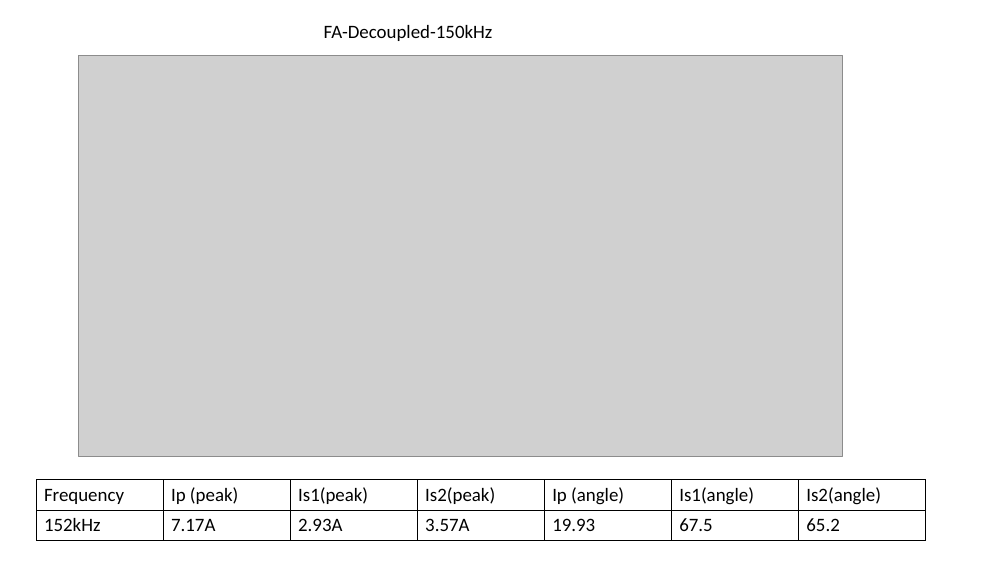
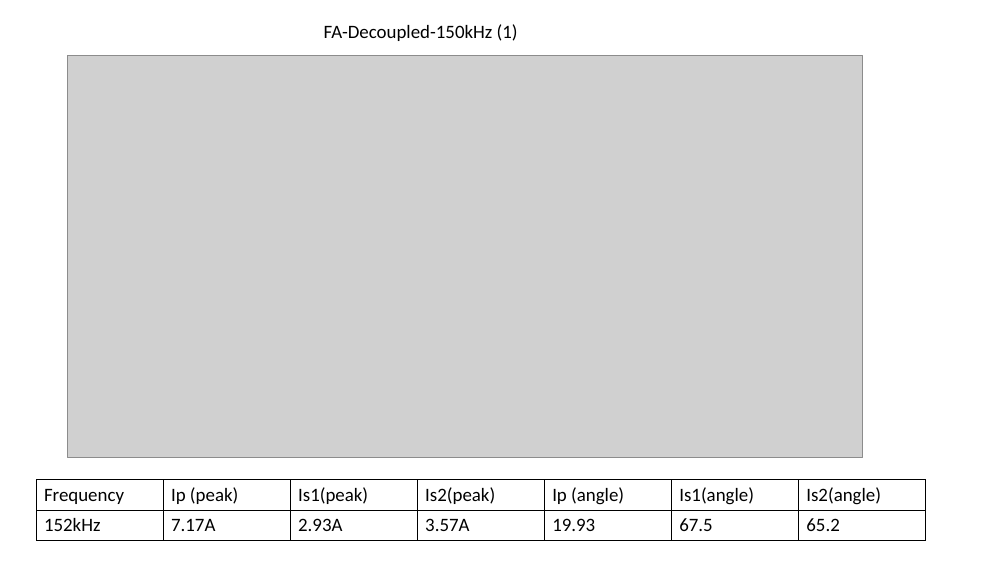
Before and after one commit to EnesAyaz/Studies, a slide deck: slide 8 of Reports/WPT/Test-Data.pptx. Drawn at 1008x567 pixels with LibreOffice and Linux fonts; fonts in the diff are those of the drawing; grey boxes stand for pictures. Boxes give left, top, right and bottom in pixels: in the first picture for what was removed or moved away, otherwise in the second. Text is boxed around its words. In the diff, an @@ line names an element or a change of style, - is before the commit and + after.

```diff
--- a/Reports/WPT/Test-Data.pptx
+++ b/Reports/WPT/Test-Data.pptx
@@ text at bbox=[324, 24, 518, 41]: text changed @@
-FA-Decoupled-150kHz
+FA-Decoupled-150kHz (1)
@@ picture: place and size @@
-picture at bbox=[79, 55, 843, 456]
+picture at bbox=[67, 55, 863, 457]
```
Also in this commit, not shown: 7 other slides changed, 11 slides added, 1 slide removed, 12 other files.
